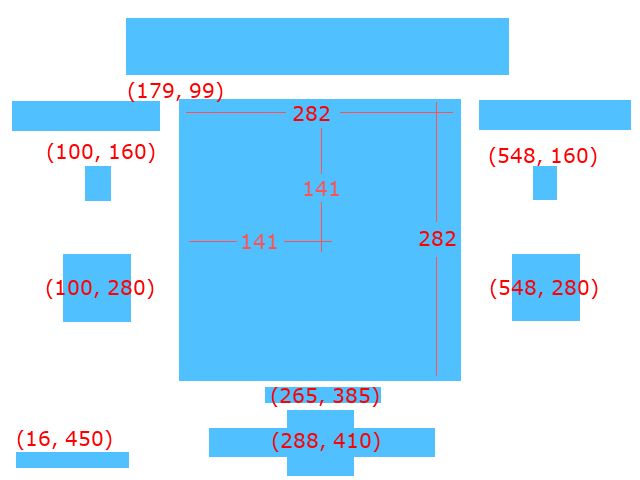
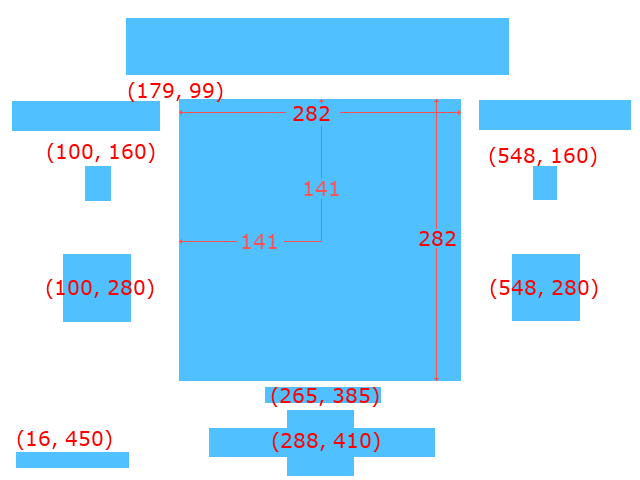
Comparing the layer stacks of the two w=640, h=480 images. Changes:
painted on "Outline" over (179, 99, 461, 381)
